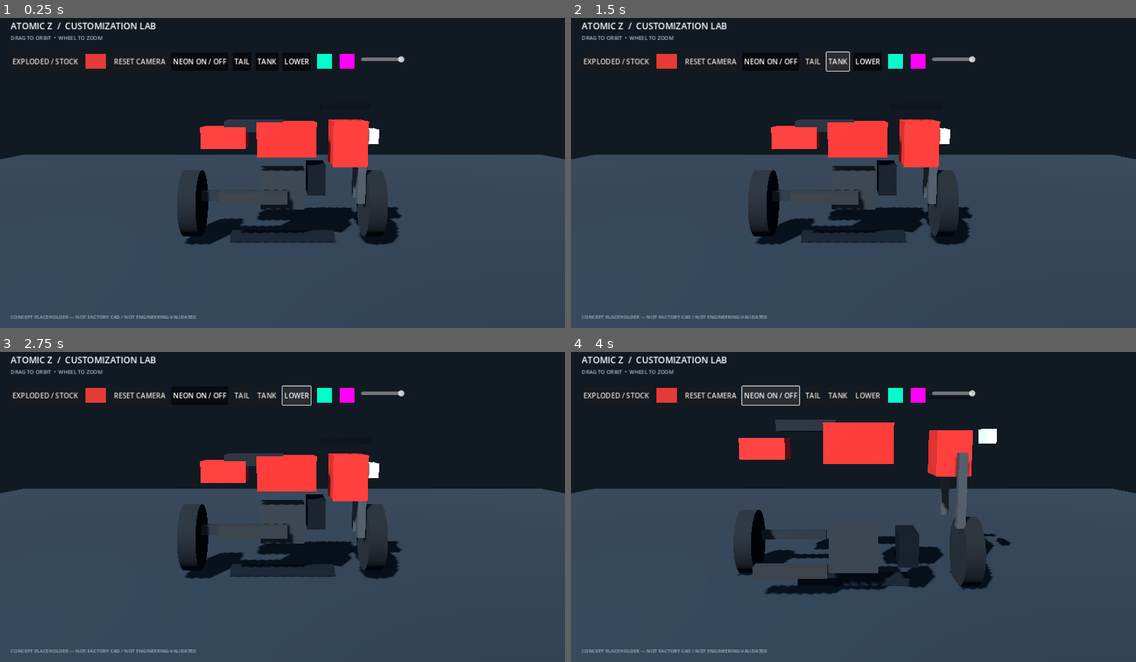
Above: before the commit, frames 1-4 (two rows, left to right).
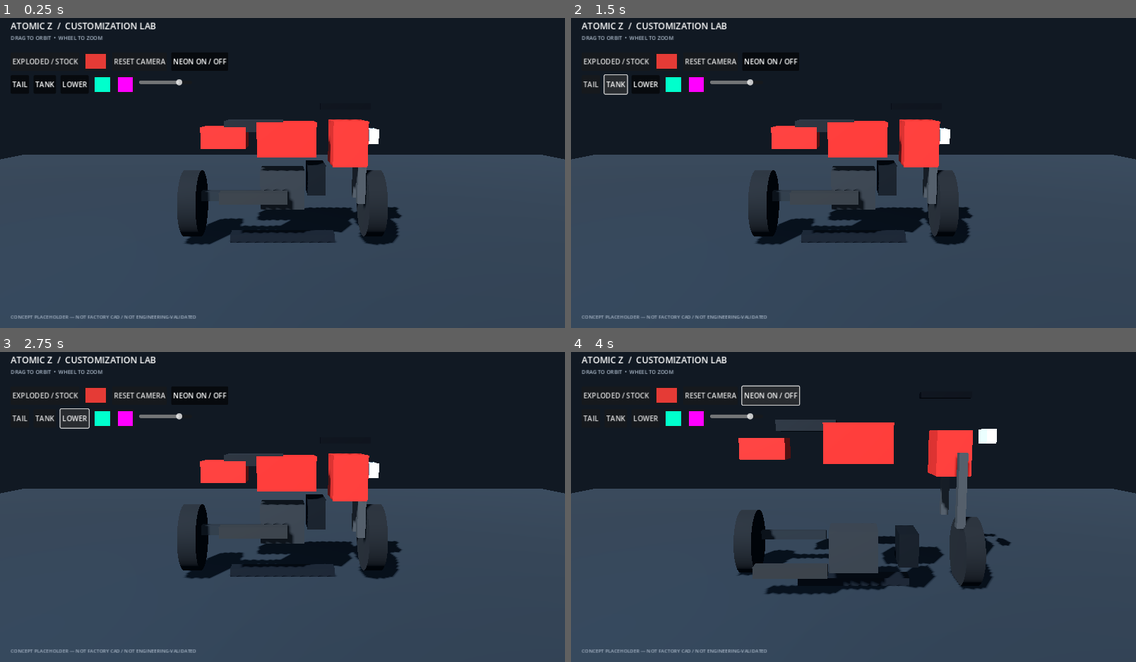
Above: after the commit, the same moments.

Repository: metsam-mastem/Atomic-Z-Customi-Z
Game: Godot game, scene res://scenes/main.tscn
Same seed, same stepped clock (60 frames per second), same inputs: the game is played once before the commit and once after it.
Inputs:
- Up to frame 1 (0.25 s): no input
- Up to frame 2 (1.5 s): click "TAIL" at 0.5 s; click "TANK" at 1.25 s
- Up to frame 3 (2.75 s): click "LOWER" at 2 s
- Up to frame 4 (4 s): click "EXPLODED / STOCK" at 2.75 s; click "NEON ON / OFF" at 3.5 s

The runs differ from the first frame. In frame 1, 1.0% of the frame differs, in the area x 2-72%, y 11-24%; in frame 2, 1.1%; in frame 3, 1.2%, in the area x 2-72%, y 10-25%; in frame 4, 1.0%.

Commit message:
ui: split neon controls into a second responsive row

Diff:
--- a/scripts/main.gd
+++ b/scripts/main.gd
@@ -118,23 +118,28 @@
 	neon_button.toggled.connect(_on_neon_toggled)
 	controls.add_child(neon_button)
 
-	_add_neon_segment_toggle(controls, "TAIL", "tail_underglow")
-	_add_neon_segment_toggle(controls, "TANK", "tank_accent")
-	_add_neon_segment_toggle(controls, "LOWER", "lower_fairing")
+	var skin_controls := HBoxContainer.new()
+	skin_controls.position = Vector2(24.0, 146.0)
+	skin_controls.add_theme_constant_override("separation", 10)
+	root.add_child(skin_controls)
+
+	_add_neon_segment_toggle(skin_controls, "TAIL", "tail_underglow")
+	_add_neon_segment_toggle(skin_controls, "TANK", "tank_accent")
+	_add_neon_segment_toggle(skin_controls, "LOWER", "lower_fairing")
 
 	var primary_picker := ColorPickerButton.new()
 	primary_picker.color = Color("#00FFCC")
 	primary_picker.custom_minimum_size = Vector2(42.0, 42.0)
 	primary_picker.tooltip_text = "Neon primary color"
 	primary_picker.color_changed.connect(_on_neon_primary_changed)
-	controls.add_child(primary_picker)
+	skin_controls.add_child(primary_picker)
 
 	var secondary_picker := ColorPickerButton.new()
 	secondary_picker.color = Color("#FF00FF")
 	secondary_picker.custom_minimum_size = Vector2(42.0, 42.0)
 	secondary_picker.tooltip_text = "Neon secondary color"
 	secondary_picker.color_changed.connect(_on_neon_secondary_changed)
-	controls.add_child(secondary_picker)
+	skin_controls.add_child(secondary_picker)
 
 	var glow_slider := HSlider.new()
 	glow_slider.custom_minimum_size = Vector2(120.0, 32.0)
@@ -144,7 +149,7 @@
 	glow_slider.value = 0.8
 	glow_slider.tooltip_text = "Neon glow intensity"
 	glow_slider.value_changed.connect(_on_glow_changed)
-	controls.add_child(glow_slider)
+	skin_controls.add_child(glow_slider)
 
 	var disclaimer := Label.new()
 	disclaimer.text = "CONCEPT PLACEHOLDER — NOT FACTORY CAD / NOT ENGINEERING-VALIDATED"
